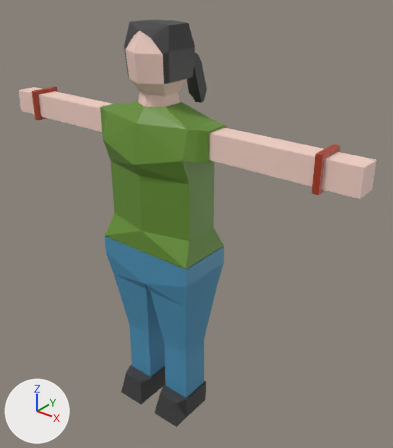
The Blender file misc/characters/elaine1.blend as it was, and as the next commit left it.
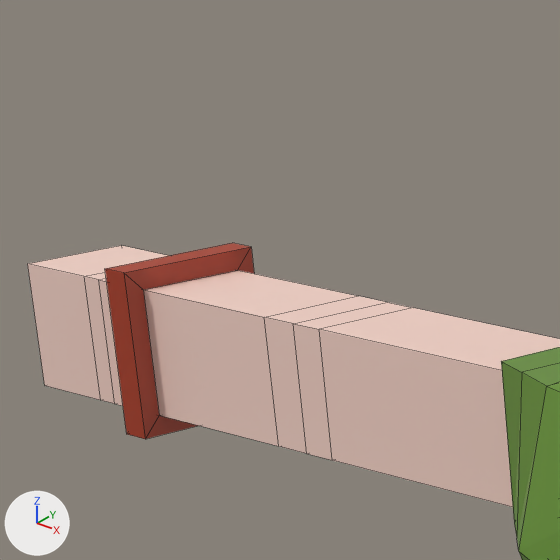
Each version appears first whole from a 50 mm lens placed at (1.506, -1.638, 2.061), pointed at (0.082, 0.141, 0.958), and next in a close-up on the part from 3% to 28% of the width and 10% to 32% of the height. Lighting does not change. The marker at lower left points along +X, +Y and +Z. The close-ups show mesh edges as thin lines.

The first close-up shows 'Body'.
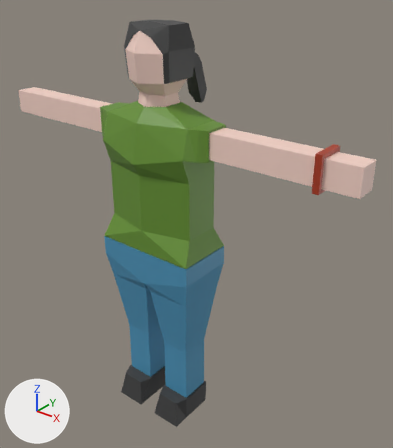
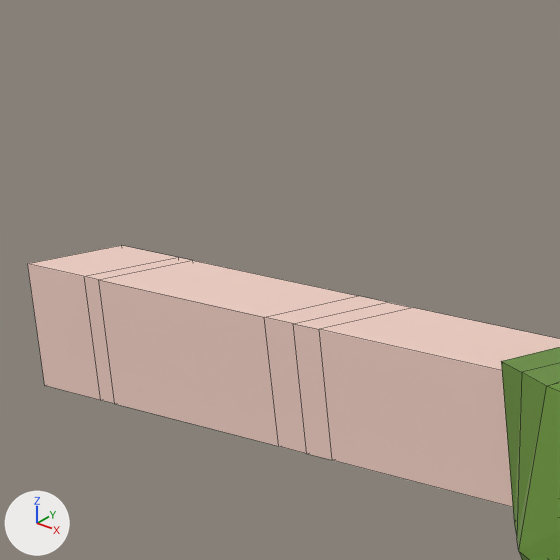
Commit message: fixed elaine mirrror modifier

The change, as a diff of the scene's bpy script:
```diff
--- a/misc/characters/elaine1.blend.py
+++ b/misc/characters/elaine1.blend.py
@@ me_cube @@
 # used by ob_body; location = (0.0, 0.0, 0.0); scale = (0.239, 0.239, 0.239)
-me_cube.from_pydata(...)  # 358 vertices, 331 faces; spans x 0.0..3.8, y -0.71..1.17, z -0.02..7.75
+me_cube.from_pydata(...)  # 610 vertices, 624 faces; spans x -3.8..3.8, y -0.71..1.17, z -0.02..7.75
+# me_cube part 1
+# 161 vertices are added at x -3.8..-0.05, y -0.56..1.17, z 0.05..7.72
+# 12 new vertices lie (-1.0, 0.0, 0.0) away from vertices in x 0.0, y -0.53..0.53, z 3.76
+# 10 new vertices lie (-0.9, -0.21, 0.0) away from vertices in x 0.0, y 0.53, z 4.2..6.17
+# 8 new vertices lie (-0.9, 0.21, 0.0) away from vertices in x 0.0, y -0.53, z 4.2..6.17
+# 18 new vertices lie (0.5, 0.0, 0.0) away from vertices in x -0.75, y -0.26..0.26, z 0.05..1.64
+# 10 new vertices lie (0.56, 0.0, 0.0) away from vertices in x -0.78, y -0.3..0.3, z 0.5..1.87
+# 5 new vertices lie (0.0, 0.66, 0.0) away from vertices in x -0.81..-0.19, y -0.33..-0.28, z 1.86..7.34
+# 270 new faces join them
 me_cube.materials.append(mat_material)
@@ ob_body @@
 ob_body.scale = (0.239, 0.239, 0.239)
-_m = ob_body.modifiers.new('Mirror', 'MIRROR')
-_m.use_clip = True
```

Where the change shows, as pixel boxes [x1, y1, x2, y2] in the close-ups (560 x 560 px):
'Body', reshaped, modifiers changed: before [27, 243, 560, 560]; after [27, 245, 560, 560]
part 1 of me_cube, added (beige): after [27, 245, 560, 560]
